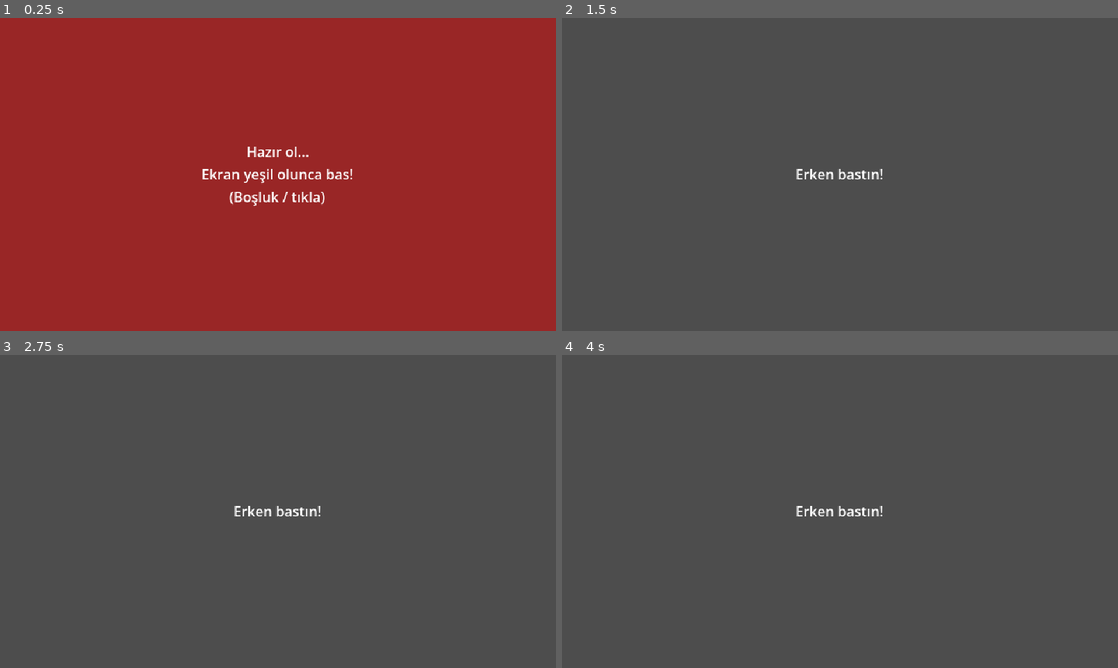
Above: before the commit, frames 1-4 (two rows, left to right).
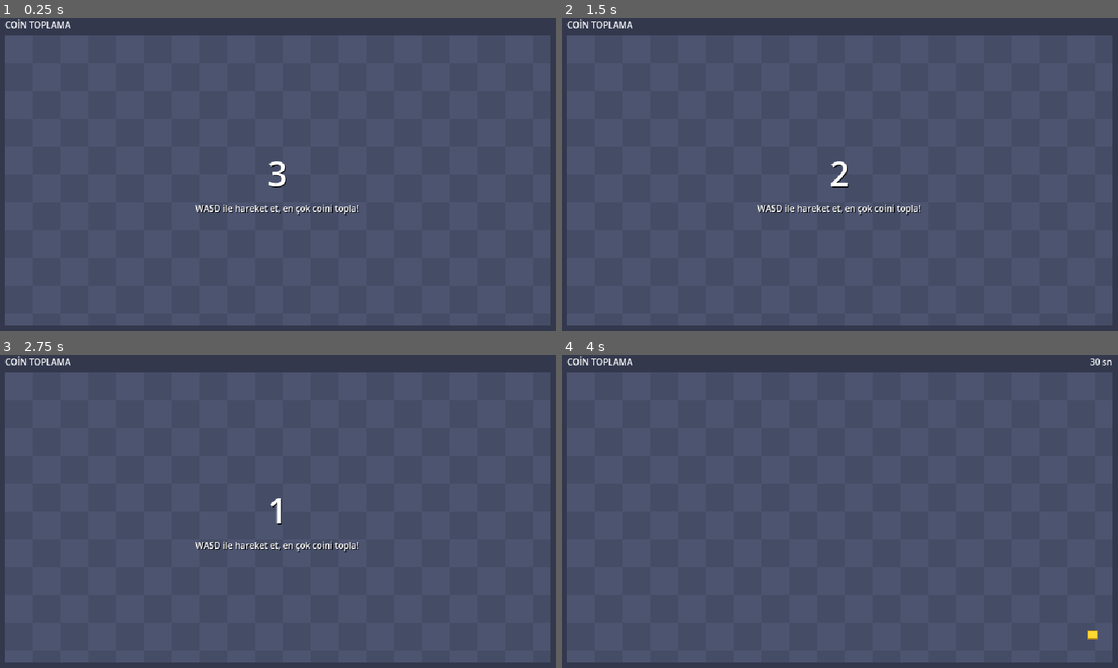
Above: after the commit, the same moments.

Repository: dogukanergani/minigames
Game: Godot game, scene res://scenes/main.tscn
Same seed, same stepped clock (60 frames per second), same inputs: the game is played once before the commit and once after it. This scene is started directly instead of the project's main scene.
Inputs (mouse positions are in pixels of both pictures, inside the frame that each line leads up to):
- Up to frame 1 (0.25 s): no input
- Up to frame 2 (1.5 s): tap Enter at 0.5 s; move the mouse to (962, 158) at 0.52 s; hold D 0.53-1.28 s; tap Q at 0.6 s; click (962, 158) at 0.67 s; tap Space at 0.77 s; move the mouse to (728, 190) at 1.27 s; hold S from 1.28 s (still down); tap E at 1.35 s
- Up to frame 3 (2.75 s): tap Space at 1.52, 2 s; move the mouse to (333, 442) at 2.02 s; release S at 2.03 s; hold D from 2.03 s (still down); tap 1 at 2.1 s
- Up to frame 4 (4 s): tap Enter at 2.75 s; move the mouse to (812, 574) at 2.77 s; release D at 2.78 s; hold W 2.78-3.53 s; tap 2 at 2.85 s; click (812, 574) at 2.92 s; tap Space at 3.02, 3.5, 3.77 s; move the mouse to (1006, 558) at 3.52 s; hold A from 3.53 s (still down); tap 3 at 3.6 s

The runs differ from the first frame. In frame 1, 100% of the frame differs, in the area x 0-100%, y 0-100%; in frame 2, 100%; in frame 3, 100%; in frame 4, 100%.

Commit message:
Koşu ve Coin Toplama minigame'lerini listeye ekle, test için minigame=<ad> argümanı
Co-Authored-By: Claude Sonnet 5.5 <noreply@anthropic.com>

Diff:
--- a/scripts/main.gd
+++ b/scripts/main.gd
@@ -5,7 +5,11 @@
 
 enum Phase { MINIGAME, RESULTS, SHOP, SHOP_DONE, BATTLE, BATTLE_DONE }
 
-const MINIGAMES := ["res://minigames/reaction.tscn"]
+const MINIGAMES := [
+	"res://minigames/reaction.tscn",
+	"res://minigames/run.tscn",
+	"res://minigames/coins.tscn",
+]
 const SHOP_SCENE := "res://shop/shop.tscn"
 const BATTLE_SCENE := "res://battle/battle.tscn"
 const RESULTS_TIME := 6.0  # sonuç ekranı
@@ -64,7 +68,17 @@
 
 func _next_round() -> void:
 	if multiplayer.is_server():
-		_begin_minigame.rpc(MINIGAMES.pick_random())
+		_begin_minigame.rpc(_pick_minigame())
+
+
+## Test için host'a `minigame=run` gibi bir argüman verilirse o minigame seçilir.
+func _pick_minigame() -> String:
+	for a in OS.get_cmdline_user_args():
+		if a.begins_with("minigame="):
+			var path := "res://minigames/%s.tscn" % a.get_slice("=", 1)
+			if MINIGAMES.has(path):
+				return path
+	return MINIGAMES.pick_random()
 
 
 func _go_shop() -> void:
